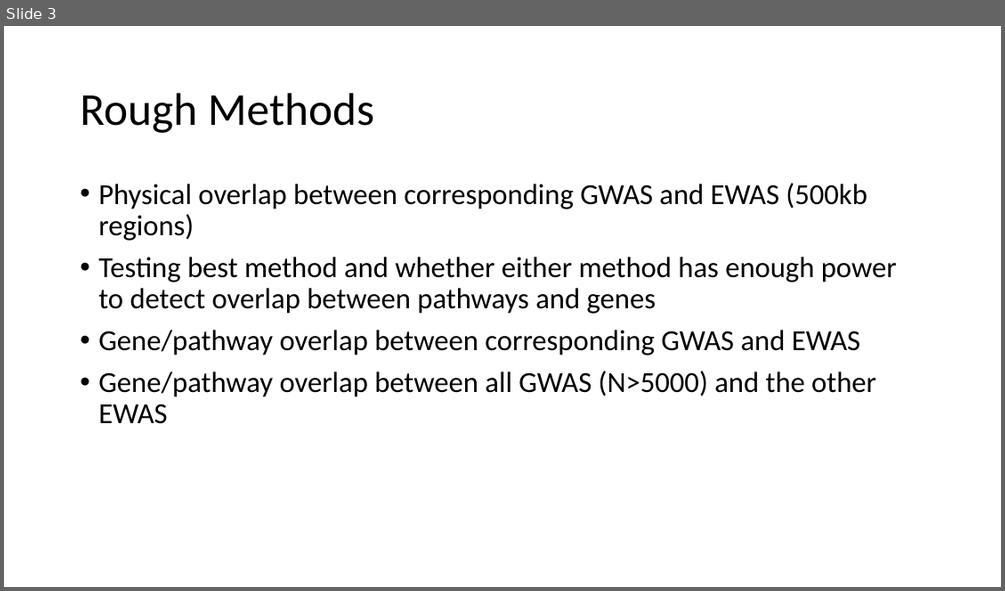
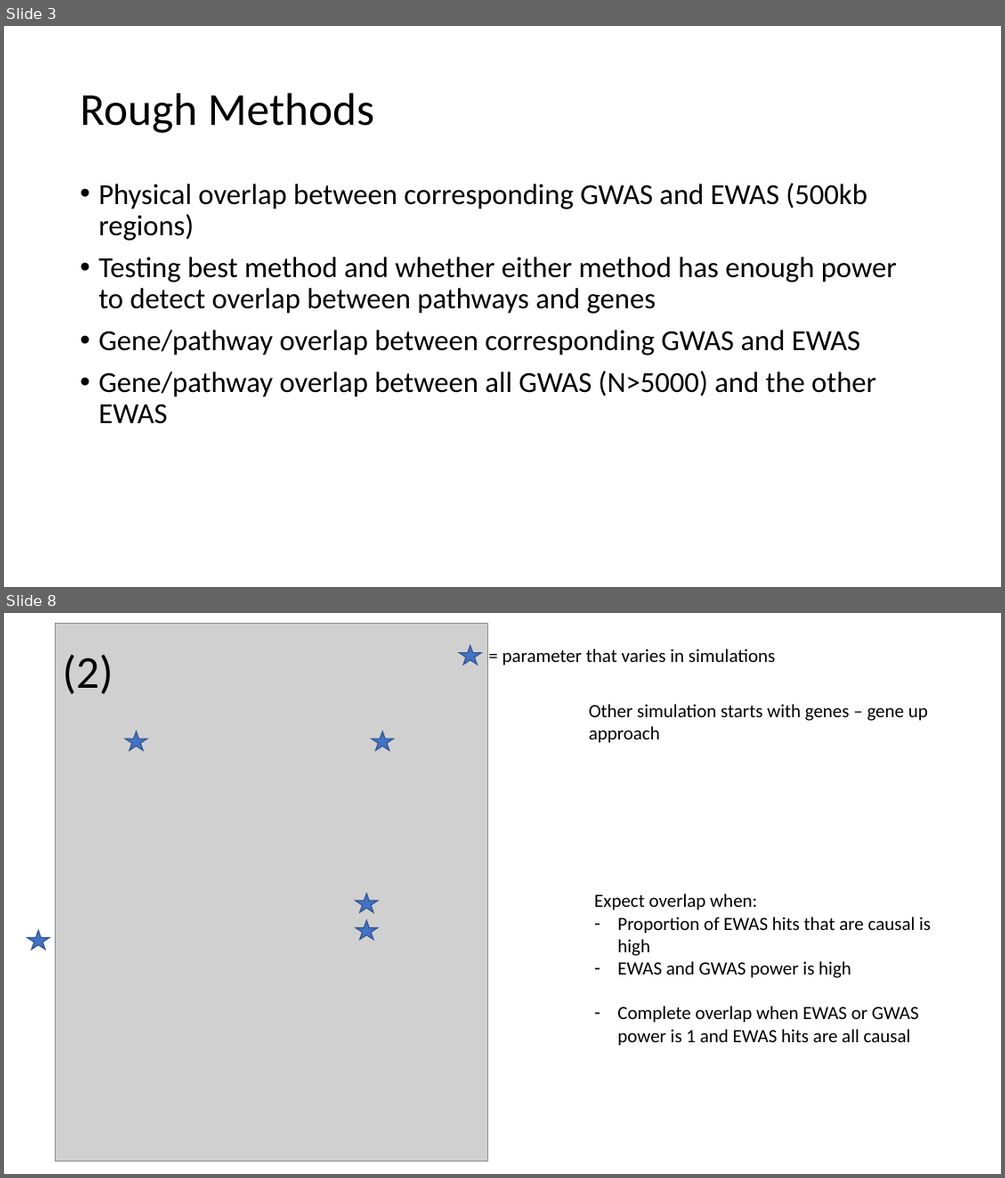
Before and after one commit to thomasbattram/thesis, a slide deck: meetings/2020-07-01/ewas-gwas-comparison-paper.pptx. Shown one above the other, each under a label of ours: slide 3 before the commit, slides 3 and 8 after it; the slides between them are not shown. The pictures are 1005x591 and 1005x1178 pixels, drawn with LibreOffice and Linux fonts; fonts in the diff are those of the drawing; grey boxes stand for pictures. Boxes give left, top, right and bottom in pixels: in the first picture for what was removed or moved away, otherwise in the second. Text is boxed around its words. In the diff, an @@ line names an element or a change of style, - is before the commit and + after.

```diff
--- a/meetings/2020-07-01/ewas-gwas-comparison-paper.pptx
+++ b/meetings/2020-07-01/ewas-gwas-comparison-paper.pptx
@@ slide 8 added at bbox=[4, 613, 1001, 1174], background #FFFFFF @@
@@ picture added at bbox=[55, 623, 488, 1160] @@
@@ title added at bbox=[63, 655, 113, 694], 44 pt, text #000000 @@
+(2)
@@ star added at bbox=[460, 646, 481, 665], fill #4472C4, outline #325491 1 pt @@
@@ text added at bbox=[502, 649, 775, 666], 18 pt, text #000000 @@
+= parameter that varies in simulations
@@ text added at bbox=[589, 704, 928, 743], 18 pt, text #000000 @@
+Other simulation starts with genes – gene up approach
@@ star added at bbox=[125, 731, 146, 750], fill #4472C4, outline #325491 1 pt @@
@@ star added at bbox=[372, 731, 393, 750], fill #4472C4, outline #325491 1 pt @@
@@ star added at bbox=[356, 893, 377, 912], fill #4472C4, outline #325491 1 pt @@
@@ text added at bbox=[594, 893, 930, 1046], 18 pt, text #000000 @@
+Expect overlap when:
+– Proportion of EWAS hits that are causal is high
+– EWAS and GWAS power is high
+– Complete overlap when EWAS or GWAS power is 1 and EWAS hits are all causal
@@ star added at bbox=[27, 930, 48, 949], fill #4472C4, outline #325491 1 pt @@
@@ star added at bbox=[356, 920, 377, 939], fill #4472C4, outline #325491 1 pt @@
```
Also in this commit, not shown: 6 slides changed, 3 other slides added, 1 slide removed, 2 other files.
